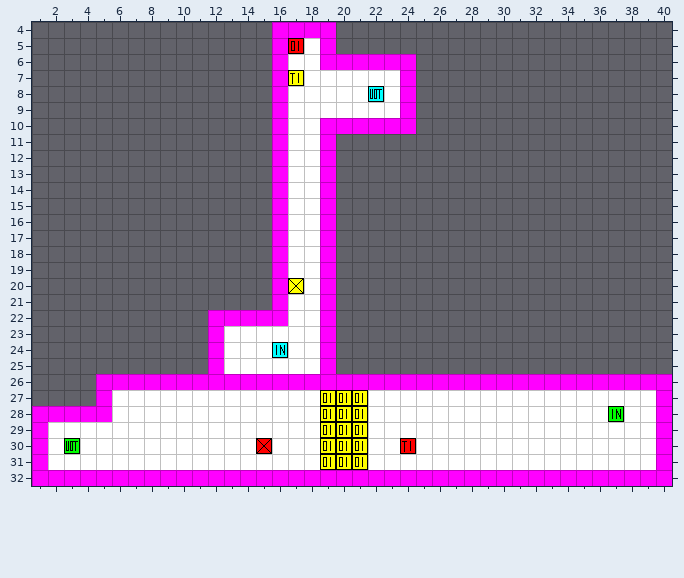
A Tiled map gets an edit: maps/level4.tmx. Above, as it was before the edit.
Cells are 16x16 px. Shown: x 1..40, y 4..32.
The result:
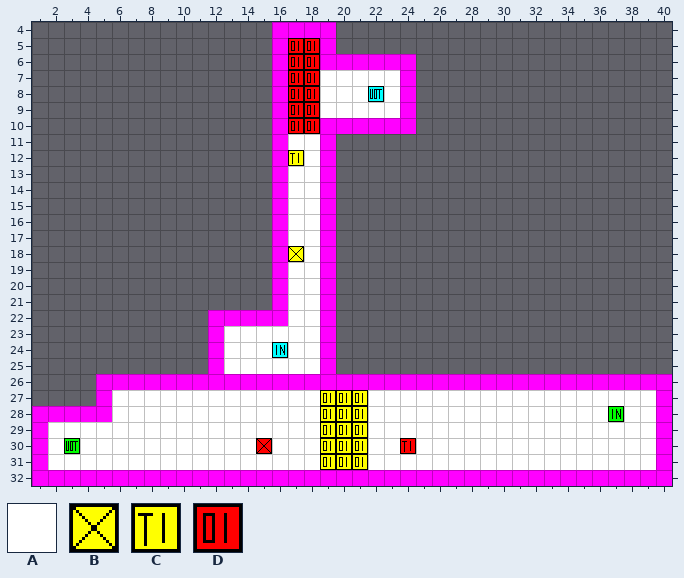
Key: from "coop": A 1, B 7, C 14, D 40.
_ is an empty cell.
The edit:
Layer "Tile Layer 1":
Tile A replaces tile B in row 20 at x 17.
Tile B replaces tile A in row 18 at x 17.
Tile C replaces tile A in row 12 at x 17.
Tile D replaces tile A in row 5 at x 18; in row 6 at x 17 to 18; in row 7 at x 18; in rows 8 to 10 at x 17 to 18.
Tile D replaces tile C in row 7 at x 17.
Changed places in both pictures, as pixel boxes (x1, y1, x2, y2):
changed: (288, 38, 320, 134)
changed: (288, 150, 304, 166)
changed: (288, 246, 304, 262)
changed: (288, 278, 304, 294)
